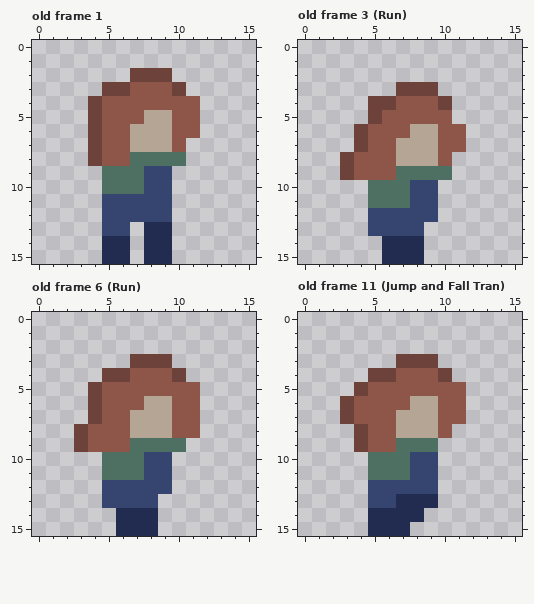
One commit to this pixel-art file: Unity Project/Game Off 2025/Assets/Assets/Aseprite Files/Player.aseprite. The picture above was drawn from the file before the commit.
16x16 pixels, 16 frames. Shown: old frame 1, old frame 3 (Run), old frame 6 (Run), old frame 11 (Jump and Fall Tran). The commit also changed other frames, which this record leaves out.
And afterwards:
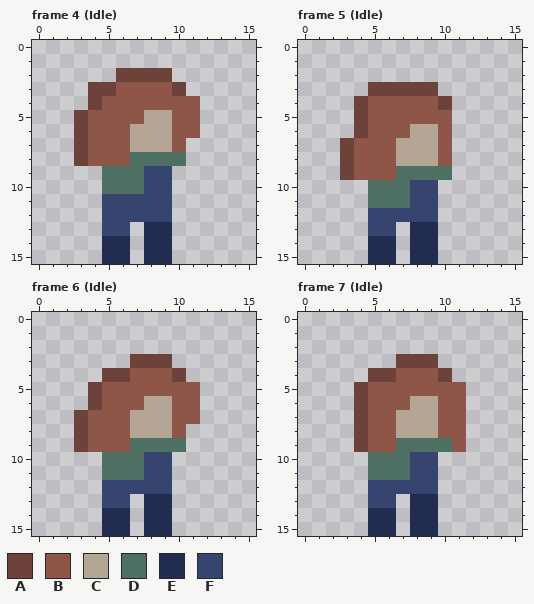
Palette (. is transparent): A #6c423a  B #8e5648  C #b5a594  D #4e7062  E #212c50  F #364470
A new or re-ordered frame is compared with the old frame closest to it.
From the commit log: Basic Player Animations Added
The exact change:
frames 16 -> 38
Frame 4 (Idle) is new; against old frame 1, layer "Player":
There is now colour A in row 2 at x 6; in row 3 at x 4; in rows 5 to 8 at x 3.
The edit turns colour A into colour B in row 3 at x 6; in rows 5 to 8 at x 4.
Frame 5 (Idle) is new; against old frame 3 (Run), layer "Player":
There is now colour A in row 3 at x 5 to 6; in rows 4 to 5 at x 4; in row 7 at x 3.
The edit turns colour A into colour B in row 4 at x 5 to 6; in row 5 at x 5; in row 7 at x 4.
There is now colour E in row 13 at x 9; in rows 14 to 15 at x 5 and 9.
The edit turns colour F into colour E in row 13 at x 8.
Colour B is removed in rows 6 to 7 at x 11.
Colour E is removed in rows 14 to 15 at x 7.
Colour F is removed in row 13 at x 7.
Frame 6 (Idle) is new; against old frame 6 (Run), layer "Player":
There is now colour A in row 7 at x 3.
The edit turns colour A into colour B in row 7 at x 4.
There is now colour E in row 13 at x 9; in rows 14 to 15 at x 5 and 9.
The edit turns colour F into colour E in row 13 at x 8.
Colour B is removed in row 8 at x 11.
Colour E is removed in rows 14 to 15 at x 7.
Colour F is removed in row 13 at x 7.
Frame 7 (Idle) is new; against old frame 11 (Jump and Fall Tran), layer "Player":
The edit turns colour B into colour A in rows 6 to 7 at x 4.
There is now colour B in rows 8 to 9 at x 11.
There is now colour D in row 9 at x 10.
There is now colour E in row 14 at x 9; in row 15 at x 8 to 9.
Colour A is removed in rows 6 to 7 at x 3.
Colour E is removed in rows 13 to 15 at x 7.
